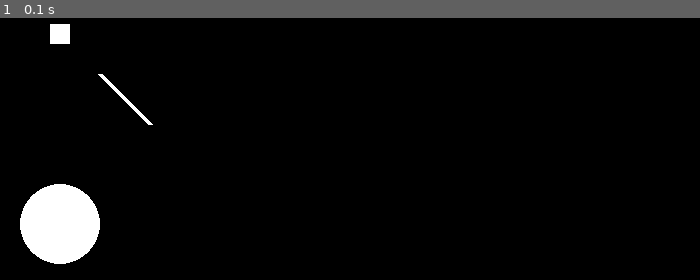
Above: before the commit, frame 1.
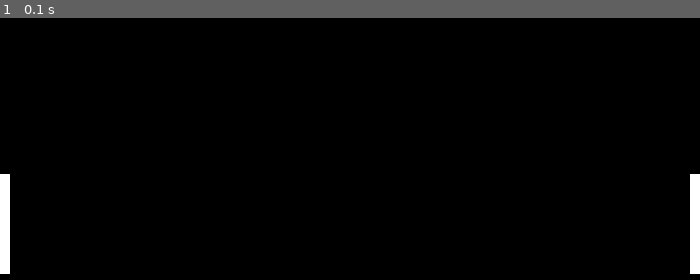
Above: after the commit, the same moment.

Repository: shuaibw/pygame-demo
Game: pygame game, started from pong.py
Same seed, same stepped clock (60 frames per second), same inputs: the game is played once before the commit and once after it.
Inputs:
- Up to frame 1 (0.1 s): no input

The runs differ from the first frame. In frame 1, 4.2% of the frame differs, in the area x 0-100%, y 2-98%.

Commit message:
Draw paddles

Diff:
--- a/pong.py
+++ b/pong.py
@@ -14,6 +14,10 @@
 # Game exit flag
 done = False
 
+# Initial position of paddles
+paddle1_y = 200
+paddle2_y = 200
+
 while not done:
     # Event processing
     for event in pygame.event.get():
@@ -24,9 +28,8 @@
 
     # Drawing code
     screen.fill(BLACK)
-    # Some example shapes
-    pygame.draw.rect(screen, WHITE, [50, 50, 20, 20])
-    pygame.draw.line(screen, WHITE, [100, 100], [150, 150], 5)
-    pygame.draw.circle(screen, WHITE, [60, 250], 40)
+    # Draw the paddle
+    pygame.draw.rect(screen, WHITE, [0, paddle1_y, 10, 100])
+    pygame.draw.rect(screen, WHITE, [690, paddle2_y, 10, 100])
 
     pygame.display.update()
